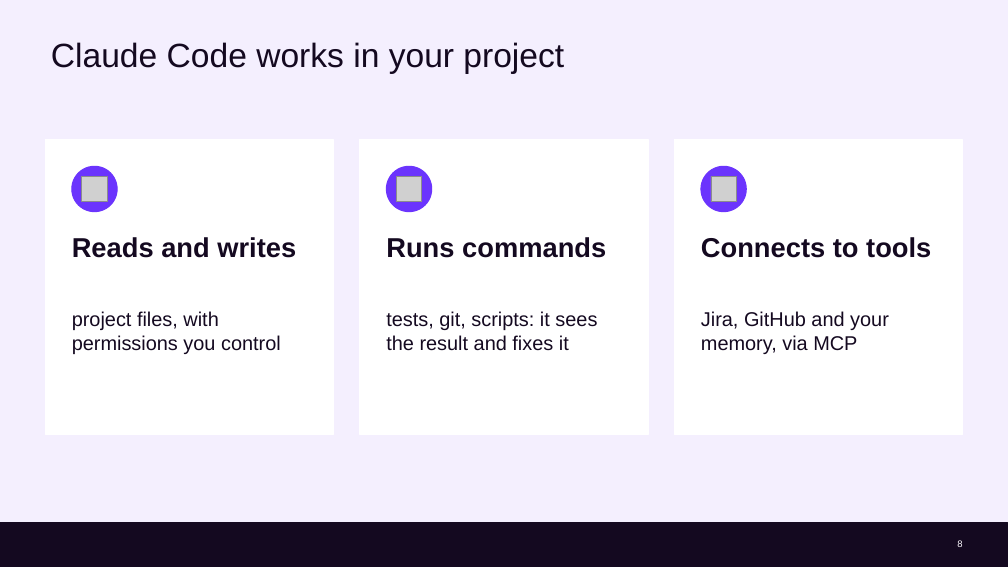
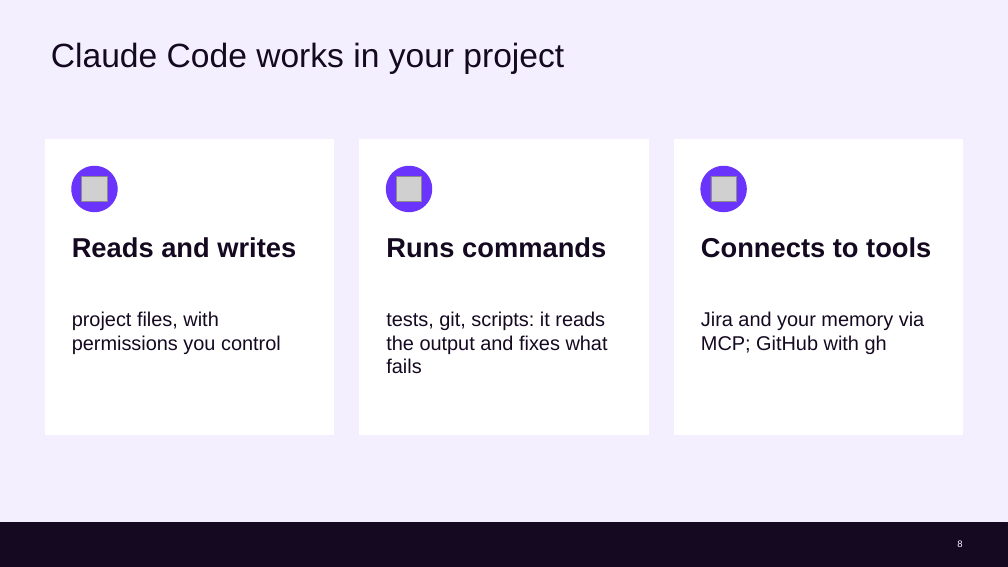
Before and after one commit to cx-guilherme-pinto/workshop-claude, a slide deck: slide 8 of slides/workshop.en.pptx. Drawn at 1008x567 pixels with LibreOffice and Linux fonts; fonts in the diff are those of the drawing; grey boxes stand for pictures; background and template pictures are left out. Boxes give left, top, right and bottom in pixels: in the first picture for what was removed or moved away, otherwise in the second. Text is boxed around its words. In the diff, an @@ line names an element or a change of style, - is before the commit and + after.

```diff
--- a/slides/workshop.en.pptx
+++ b/slides/workshop.en.pptx
@@ text at (386, 311, 608, 374): text changed @@
-tests, git, scripts: it sees the result and fixes it
+tests, git, scripts: it reads the output and fixes what fails
@@ text at (701, 311, 924, 354): text changed @@
-Jira, GitHub and your memory, via MCP
+Jira and your memory via MCP; GitHub with gh
```
Also in this commit, not shown: 32 other slides changed, 12 other files.
